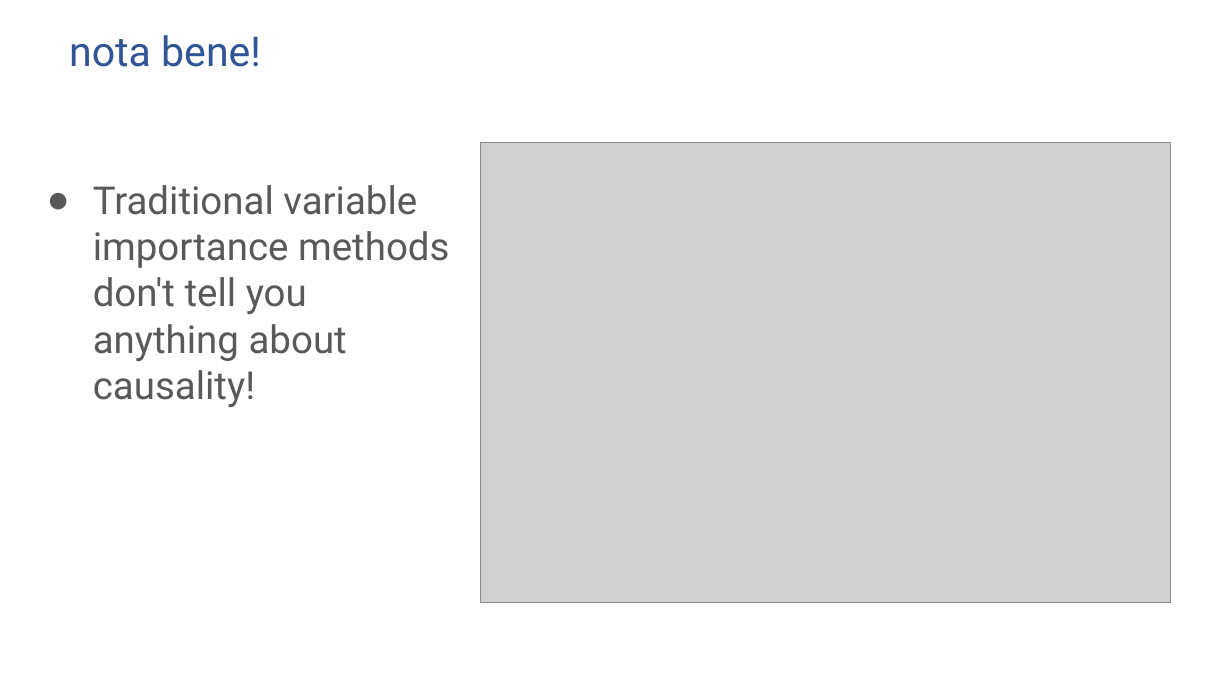
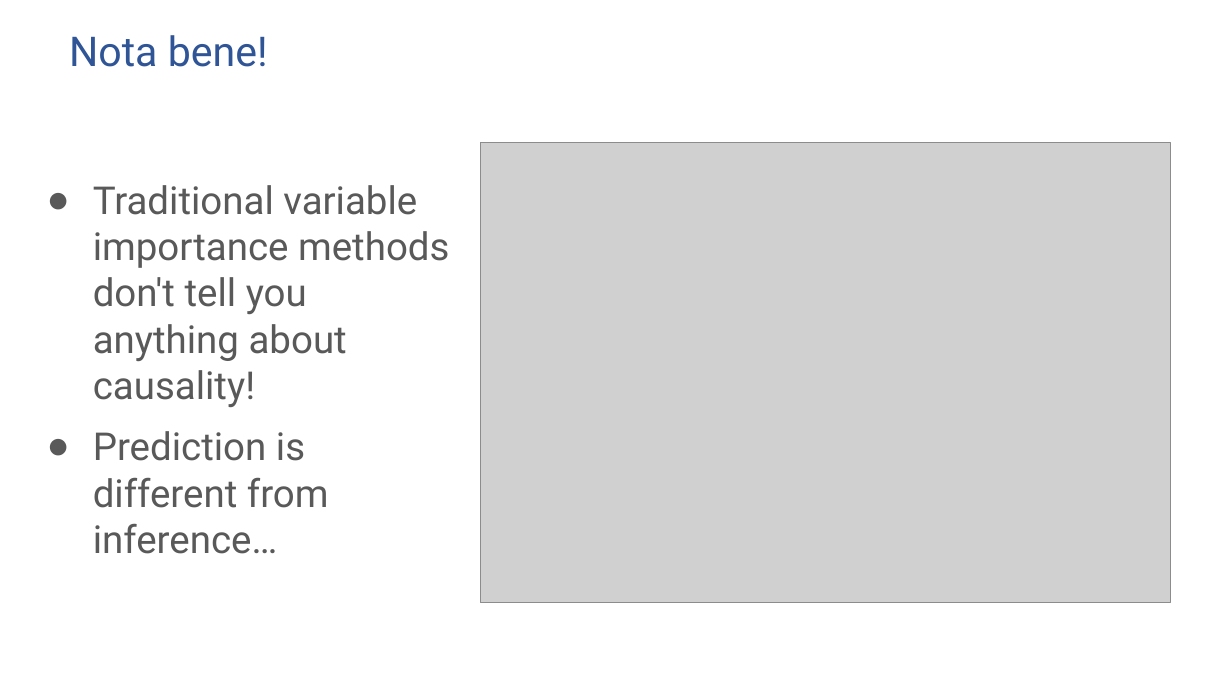
Before and after one commit to ronikobrosly/scipy_2022_causal_inference_tutorial, a slide deck: slide 38 of slides/tutorial_slides.pptx (slide 36 before the commit). Drawn at 1232x693 pixels with LibreOffice and Linux fonts; fonts in the diff are those of the drawing; grey boxes stand for pictures. Boxes give left, top, right and bottom in pixels: in the first picture for what was removed or moved away, otherwise in the second. Text is boxed around its words. In the diff, an @@ line names an element or a change of style, - is before the commit and + after.

```diff
--- a/slides/tutorial_slides.pptx
+++ b/slides/tutorial_slides.pptx
@@ text at (69, 35, 268, 67): text changed @@
-nota bene!
+Nota bene!
@@ text at (93, 431, 329, 554): paragraph added @@
+● Prediction is different from inference…
```
Also in this commit, not shown: 15 other slides changed, 6 slides added, 24 slides removed, 1 other file.
